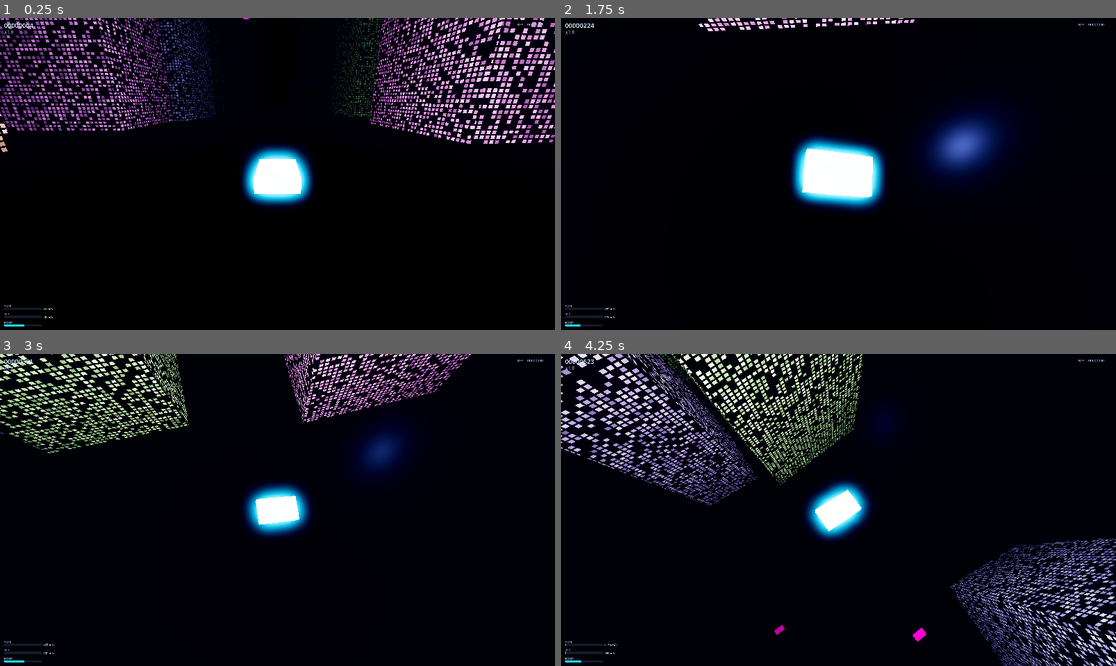
Above: before the commit, frames 1-4 (two rows, left to right).
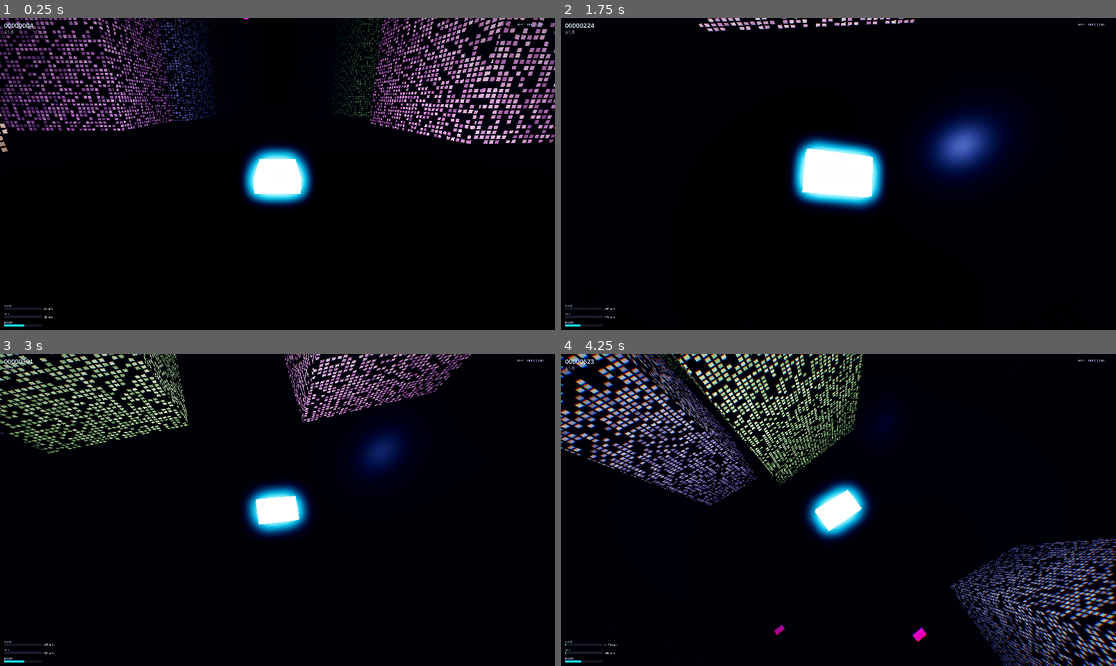
Above: after the commit, the same moments.

Repository: midas44/divepunk
Game: Godot game, scene res://scenes/main/Main.tscn
The game is run twice, just before and just after one commit, with the same random seed, the same clock (stepped at 60 frames per second) and the same inputs.
Inputs (mouse positions are in pixels of both pictures, inside the frame that each line leads up to):
- Up to frame 1 (0.25 s): no input
- Up to frame 2 (1.75 s): move the mouse to (866, 174) at 0.52 s; hold Shift (boost) 0.53-1.28 s; hold W (steer_up) from 0.53 s (still down); tap Space at 0.77, 1.52 s; move the mouse to (810, 174) at 1.27 s; tap Shift (boost) at 1.35 s
- Up to frame 3 (3 s): keep holding W (steer_up); move the mouse to (288, 503) at 2.02 s; hold Q (cycle_camera) 2.03-2.78 s; tap Shift (boost) at 2.3, 2.85 s; move the mouse to (271, 516) at 2.77 s
- Up to frame 4 (4.25 s): keep holding W (steer_up); tap Space at 3.02, 3.77 s; move the mouse to (877, 513) at 3.52 s; hold Shift (boost) from 3.53 s (still down)

The runs differ from the first frame. In frame 1, 3.8% of the frame differs, in the area x 0-100%, y 0-43%; in frame 2, 0.6%; in frame 3, 4.5%; in frame 4, 14%, in the area x 0-100%, y 0-100%.

Commit message:
feat(m4): speed lines + chromatic-aberration/vignette post pass
A ScreenFX CanvasLayer (layer 30) hosts two fullscreen shader passes fed by the
ship's speed_changed signal: additive radial speed lines that intensify with the
speed ratio (the deferred M1 'feels fast' layer, spec §7.8), and a post pass that
ramps radial chromatic aberration with speed + boost over an always-on mood
vignette (reads the frame via hint_screen_texture). Sits below the HUD (50) and
GameOver (now bumped to layer 100) so UI stays crisp. Gated by [fx] speed_lines /
chromatic_aberration. Preloaded (not class_name-typed) per the cold-cache pattern.

Co-Authored-By: Claude Opus 4.8 (1M context) <noreply@anthropic.com>

Diff:
--- a/scripts/game.gd
+++ b/scripts/game.gd
@@ -15,6 +15,7 @@
 const GameOverScene := preload("res://scenes/ui/GameOver.tscn")
 const HUDScene := preload("res://scenes/ui/HUD.tscn")
 const TrafficManagerScript := preload("res://scripts/traffic.gd")  # preloaded (not referenced by class_name) so game.gd parses before the global class cache knows TrafficManager
+const ScreenFXScript := preload("res://scripts/screen_fx.gd")     # same reason — preload, type the holder as CanvasLayer
 
 @export_group("Juice")
 @export var shake_on_near_miss: float = 0.25
@@ -24,6 +25,7 @@
 var _rig: Node3D
 var _mgr: ChunkManager
 var _traffic: Node3D
+var _fx: CanvasLayer
 var _game_over: GameOverScreen
 var _hud: HUD
 
@@ -36,6 +38,7 @@
 	_spawn_world()
 	_spawn_traffic()
 	_spawn_ui()
+	_spawn_screen_fx()
 
 
 func _unhandled_input(event: InputEvent) -> void:
@@ -88,6 +91,8 @@
 		_ship.crashed.connect(_on_ship_crashed)
 	if _ship.has_signal(&"near_miss"):
 		_ship.near_miss.connect(_on_ship_near_miss)
+	if _ship.has_signal(&"speed_changed"):
+		_ship.speed_changed.connect(_on_ship_speed_changed)
 
 
 ## Spawns the M2 streaming city around the ship. World seed + debug flags come from the
@@ -147,7 +152,28 @@
 
 	_game_over = GameOverScene.instantiate() as GameOverScreen
 	_game_over.name = "GameOver"
+	_game_over.layer = 100   # above the screen-FX (30) and HUD (50) layers so it's never distorted
 	add_child(_game_over)
+
+
+## Spawns the fullscreen screen-FX layer (speed lines + chromatic aberration/vignette). Toggles
+## come from settings.cfg [fx]; it's fed the ship's speed via the speed_changed signal.
+func _spawn_screen_fx() -> void:
+	if get_node_or_null(^"ScreenFX") != null:
+		return
+	_fx = ScreenFXScript.new()
+	_fx.name = "ScreenFX"
+	_fx.speed_lines_enabled = bool(_cfg_value("fx", "speed_lines", true))
+	_fx.speed_lines_strength = float(_cfg_value("fx", "speed_lines_strength", 1.0))
+	_fx.post_enabled = bool(_cfg_value("fx", "chromatic_aberration", true))
+	add_child(_fx)
+
+
+## Forwards the ship's per-frame speed to the screen-FX layer (speed lines + aberration ramp).
+func _on_ship_speed_changed(_speed: float, ratio: float, boosting: bool) -> void:
+	if _fx != null:
+		_fx.set_speed_ratio(ratio)
+		_fx.set_boost(boosting)
 
 
 func _process(_delta: float) -> void:
--- /dev/null
+++ b/scripts/screen_fx.gd
@@ -0,0 +1,92 @@
+class_name ScreenFX
+extends CanvasLayer
+## Fullscreen screen-space FX layer — DIVEPUNK, milestone M4 (juice / "feels fast", spec §7.8).
+##
+## Hosts three fullscreen passes: speed-line streaks (additive), a chromatic-aberration + vignette
+## post pass (reads the composited frame via hint_screen_texture), and a flash overlay for
+## near-miss / crash juice. game.gd creates one, sets the [fx] toggles BEFORE add_child (so _ready
+## builds the right passes), and feeds it the ship's speed each frame via set_speed_ratio/set_boost.
+##
+## Sits at layer 30: above the 3D scene + speed lines it composites, but below the HUD (50) and the
+## Game Over screen (bumped to 100 in game.gd) so those stay crisp and undistorted.
+
+const SPEED_LINES_SHADER := preload("res://shaders/speed_lines.gdshader")
+const POST_SHADER := preload("res://shaders/post.gdshader")
+
+@export var speed_lines_enabled: bool = true
+@export var speed_lines_strength: float = 1.0   ## overall gain on the streaks
+@export var post_enabled: bool = true           ## chromatic aberration + vignette pass
+@export var aberration_at_top: float = 1.0      ## CA amount at full speed ratio
+@export var boost_aberration: float = 0.6       ## extra CA while boosting
+@export var ramp_sharpness: float = 6.0         ## how fast the effects ease toward their target
+@export var flash_decay: float = 4.0            ## how fast a flash fades back out
+
+var _lines_mat: ShaderMaterial
+var _post_mat: ShaderMaterial
+var _flash_rect: ColorRect
+
+var _ratio: float = 0.0          ## target speed ratio (0..1), from the ship
+var _boost: float = 0.0          ## target boost factor (0 / 1)
+var _ratio_eased: float = 0.0
+var _boost_eased: float = 0.0
+var _flash: float = 0.0
+var _flash_color: Color = Color(1.0, 1.0, 1.0)
+
+
+func _ready() -> void:
+	layer = 30
+	# Child order == draw order: speed lines first (additive over the 3D), then the post pass (which
+	# reads the already-composited frame), then the flash on top of everything this layer draws.
+	if speed_lines_enabled:
+		_lines_mat = _make_fullscreen(SPEED_LINES_SHADER)
+	if post_enabled:
+		_post_mat = _make_fullscreen(POST_SHADER)
+	_flash_rect = ColorRect.new()
+	_flash_rect.set_anchors_preset(Control.PRESET_FULL_RECT)
+	_flash_rect.mouse_filter = Control.MOUSE_FILTER_IGNORE
+	_flash_rect.color = Color(1.0, 1.0, 1.0, 0.0)
+	add_child(_flash_rect)
+
+
+## Builds a fullscreen ColorRect driven by `shader`; returns its ShaderMaterial for live params.
+func _make_fullscreen(shader: Shader) -> ShaderMaterial:
+	var rect := ColorRect.new()
+	rect.set_anchors_preset(Control.PRESET_FULL_RECT)
+	rect.mouse_filter = Control.MOUSE_FILTER_IGNORE
+	var mat := ShaderMaterial.new()
+	mat.shader = shader
+	rect.material = mat
+	add_child(rect)
+	return mat
+
+
+## Feed the current speed ratio (0..1) — drives speed-line strength + chromatic aberration.
+func set_speed_ratio(r: float) -> void:
+	_ratio = clampf(r, 0.0, 1.0)
+
+
+## Feed whether the ship is boosting — adds an extra chromatic-aberration punch.
+func set_boost(boosting: bool) -> void:
+	_boost = 1.0 if boosting else 0.0
+
+
+## Pop a screen flash (near-miss / crash juice). amount 0..1 adds to the current flash level.
+func flash(amount: float, color: Color = Color(1.0, 1.0, 1.0)) -> void:
+	_flash = clampf(_flash + amount, 0.0, 1.0)
+	_flash_color = color
+
+
+func _process(delta: float) -> void:
+	# Ease the drivers so the effects glide rather than snap (framerate-independent).
+	var k: float = 1.0 - exp(-ramp_sharpness * delta)
+	_ratio_eased = lerpf(_ratio_eased, _ratio, k)
+	_boost_eased = lerpf(_boost_eased, _boost, k)
+
+	if _lines_mat != null:
+		_lines_mat.set_shader_parameter("strength", _ratio_eased * speed_lines_strength)
+	if _post_mat != null:
+		var ab: float = _ratio_eased * aberration_at_top + _boost_eased * boost_aberration
+		_post_mat.set_shader_parameter("aberration", ab)
+	if _flash_rect != null:
+		_flash = move_toward(_flash, 0.0, flash_decay * delta)
+		_flash_rect.color = Color(_flash_color.r, _flash_color.g, _flash_color.b, _flash)
--- /dev/null
+++ b/shaders/post.gdshader
@@ -0,0 +1,23 @@
+shader_type canvas_item;
+// DIVEPUNK — fullscreen post pass (M4, spec §7.8). Radial chromatic aberration that ramps with
+// speed / boost, plus an always-on mood vignette. Reads the already-composited frame via
+// hint_screen_texture (Godot inserts the back-buffer copy automatically) and re-presents it, so it
+// sits ABOVE the 3D + speed lines but BELOW the HUD (which must stay crisp).
+
+uniform sampler2D screen_tex : hint_screen_texture, filter_linear, repeat_disable;
+uniform float aberration = 0.0;     // 0..~1.6, radial RGB split (speed ratio + boost)
+uniform float vignette = 0.35;      // edge darkening strength
+
+void fragment() {
+	vec2 uv = SCREEN_UV;
+	vec2 d = uv - vec2(0.5);
+	vec2 dir = d * dot(d, d);             // grows toward the edges (zero at centre)
+	float amt = aberration * 0.02;
+	float cr = texture(screen_tex, uv - dir * amt).r;
+	float cg = texture(screen_tex, uv).g;
+	float cb = texture(screen_tex, uv + dir * amt).b;
+	vec3 col = vec3(cr, cg, cb);
+	float vig = smoothstep(0.85, 0.2, length(d));   // 1 at centre -> 0 at corners
+	col *= mix(1.0, vig, vignette);
+	COLOR = vec4(col, 1.0);
+}
--- /dev/null
+++ b/shaders/speed_lines.gdshader
@@ -0,0 +1,26 @@
+shader_type canvas_item;
+render_mode blend_add;
+// DIVEPUNK — fullscreen speed lines (M4, spec §7.8 "feels fast"). Radial streaks that rush outward
+// from a clear focal point in the screen centre, intensifying with `strength` (the ship's speed
+// ratio). Additive so the streaks read as light and bloom. Drawn on a fullscreen ColorRect.
+
+uniform float strength = 0.0;                       // 0..1, fed from the ship's speed ratio
+uniform vec4 line_color : source_color = vec4(0.62, 0.86, 1.0, 1.0);
+uniform float line_count = 90.0;                    // number of radial streaks
+uniform float inner_radius = 0.16;                  // clear zone around the focal point
+uniform float flow_speed = 2.5;                     // how fast streaks rush outward
+
+float hash(float x) { return fract(sin(x * 127.1) * 43758.5453); }
+
+void fragment() {
+	vec2 d = UV - vec2(0.5);
+	float r = length(d);
+	float a = atan(d.y, d.x);
+	float idx = floor((a / 6.2831853 + 0.5) * line_count);
+	float rnd = hash(idx);
+	float comb = pow(0.5 + 0.5 * sin(a * line_count), 6.0);        // sharp angular comb of streaks
+	float flow = fract(r * 3.0 - TIME * (flow_speed + rnd * 2.0) - rnd * 10.0);
+	float radial = smoothstep(inner_radius, 0.75, r);              // fade in away from the centre
+	float intensity = comb * radial * smoothstep(0.2, 1.0, flow) * strength;
+	COLOR = vec4(line_color.rgb * intensity, 1.0);
+}
